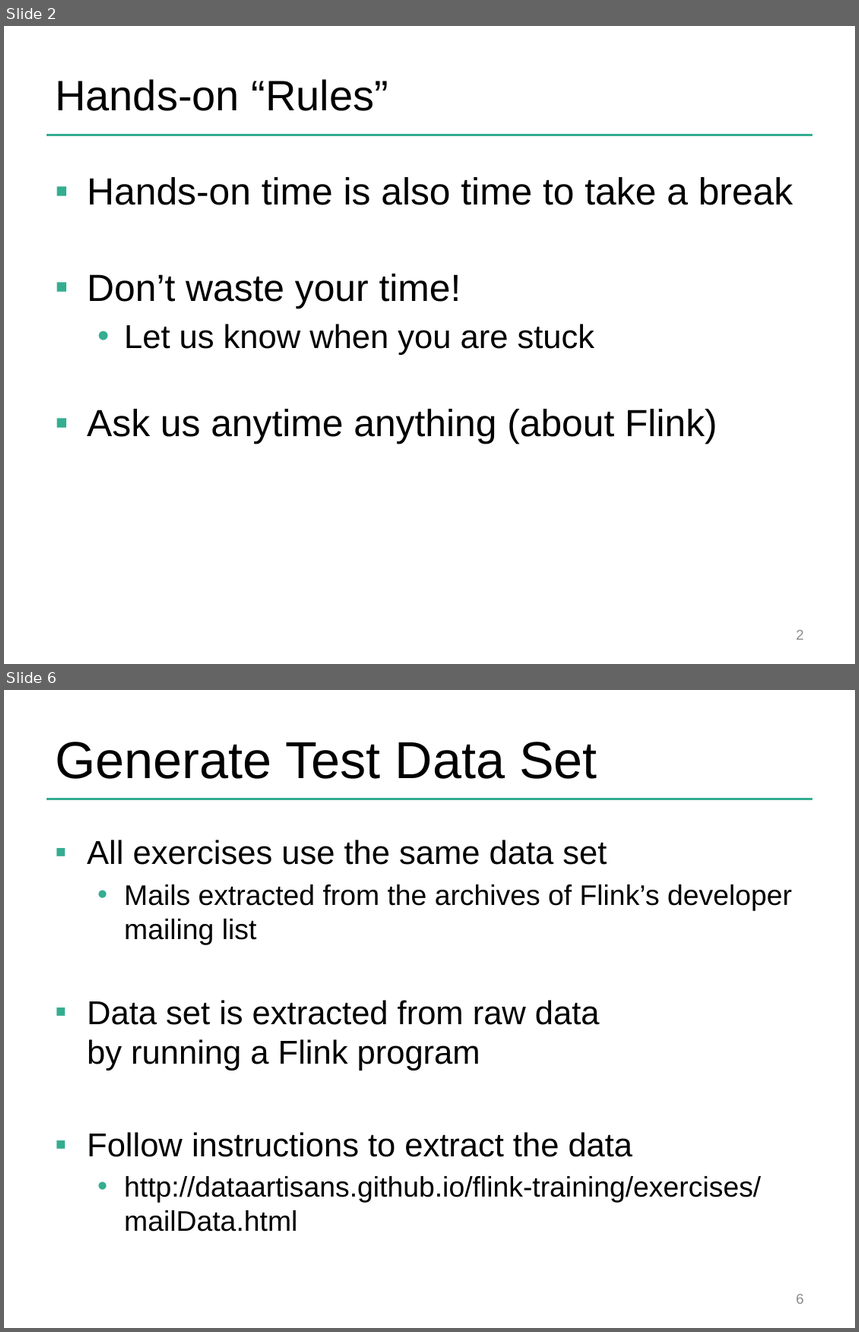
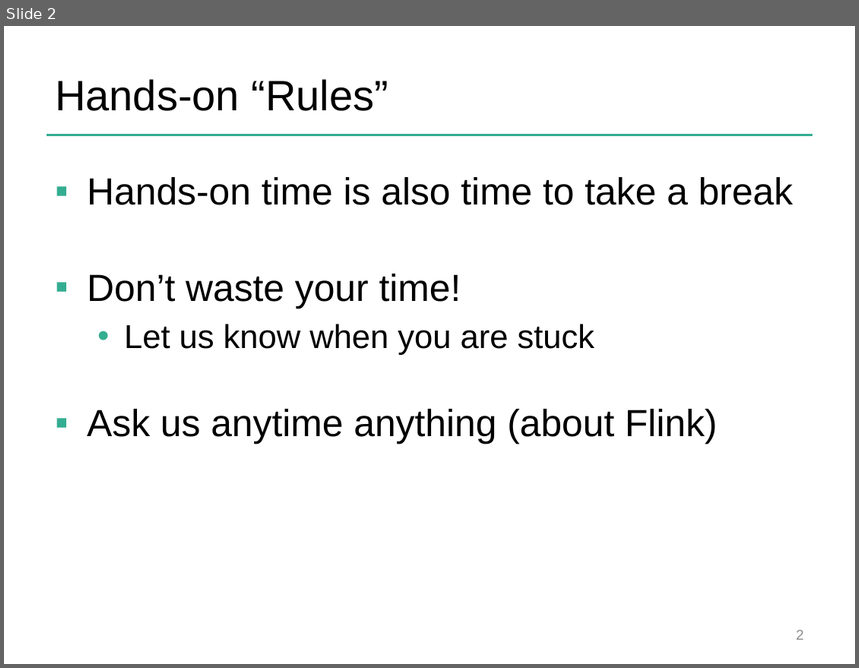
Before and after one commit to dataArtisans/flink-training-web, a slide deck: slides/flink-handon.pptx. Shown one above the other, each under a label of ours: slides 2 and 6 before the commit, slide 2 after it; the slides between them are not shown. The pictures are 859x1332 and 859x668 pixels, drawn with LibreOffice and Linux fonts; fonts in the diff are those of the drawing; background and template pictures are left out. Boxes give left, top, right and bottom in pixels: in the first picture for what was removed or moved away, otherwise in the second. Text is boxed around its words. In the diff, an @@ line names an element or a change of style, - is before the commit and + after.

```diff
--- a/slides/flink-handon.pptx
+++ b/slides/flink-handon.pptx
@@ slide 6 removed at [4, 690, 855, 1328], background #FFFFFF; not listed: 1 template element that a slide beside it also shows @@
@@ title removed at [55, 742, 598, 779] @@
-Generate Test Data Set
@@ text removed at [87, 840, 792, 1232] @@
-▪ All exercises use the same data set
-  • Mails extracted from the archives of Flink’s developer mailing list
-▪ Data set is extracted from raw data
-  by running a Flink program
-▪ Follow instructions to extract the data
-  • http://dataartisans.github.io/flink-training/exercises/mailData.html
@@ page number removed at [796, 1294, 804, 1304] @@
-6
```
Also in this commit, not shown: 1 slide added, 6 other slides removed, 14 other files.
